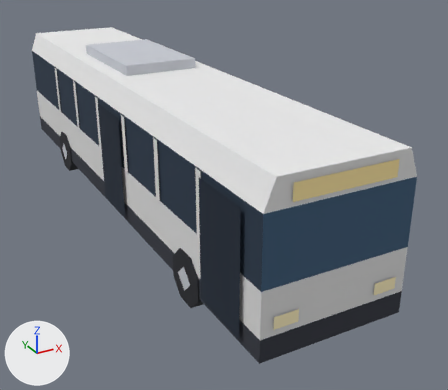
Before and after pictures for a commit that changed the glTF model client/public/assets/models/prop_bus.glb.
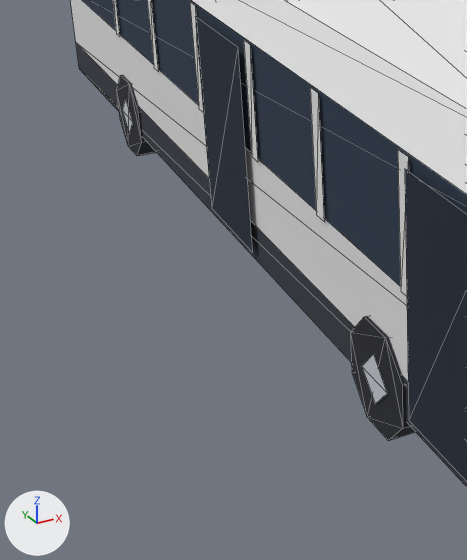
Each version is shown whole from a 50 mm lens placed at (-4.92, -11.65, 5.76), pointed at (0.9, -1.06, 0.47), then close up on the part from 1% to 51% of the width and 24% to 94% of the height. Every picture has the same lights, and +X, +Y and +Z are marked at lower left. The older version's two pictures come first. The close-ups show mesh edges as thin lines. Vertices at exactly the same position are counted once.

In view in the first close-up: 'prop_bus'.
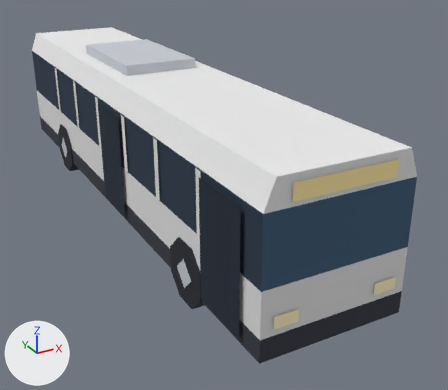
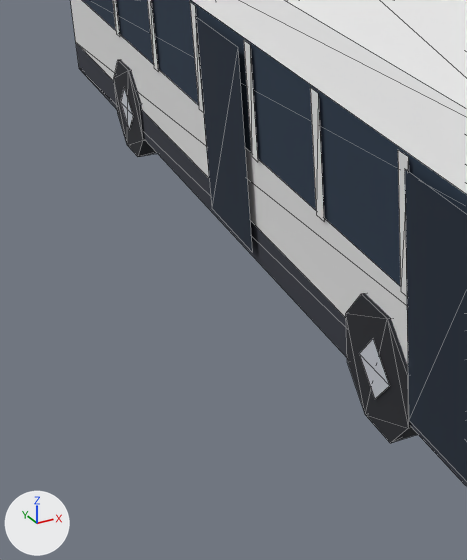
Location of each change, [x1, y1, x2, y2] in pixels of the close-ups (467 x 560 px; the box of a moved part takes in the faces that stretch with it):
part 1 of me_prop_bus, moved or reshaped: before [351, 316, 415, 441]; after [346, 293, 418, 443]
part 2 of me_prop_bus, moved or reshaped: before [117, 75, 156, 156]; after [114, 59, 157, 157]
part 3 of me_prop_bus, moved or reshaped: before [362, 354, 387, 404]; after [359, 339, 390, 399]
part 4 of me_prop_bus, moved or reshaped: before [122, 98, 133, 133]; after [121, 88, 133, 128]

The change, as a diff of the scene's bpy script:
```diff
--- a/client/public/assets/models/prop_bus.glb.py
+++ b/client/public/assets/models/prop_bus.glb.py
@@ me_prop_bus @@
 # used by ob_prop_bus; location = (0.0, 0.0, 0.0)
-me_prop_bus.from_pydata(...)  # 160 vertices, 146 faces; spans x -1.31..1.29, y -5.98..5.98, z 0.0..3.2
-me_prop_bus.vertices[132].co = (-1.29, -3.93, 0.46)  # pixel (387, 393)
-me_prop_bus.vertices[133].co = (-1.29, -3.7, 0.69)  # pixel (373, 353)
-me_prop_bus.vertices[134].co = (-1.29, -3.47, 0.46)  # pixel (361, 366)
-me_prop_bus.vertices[135].co = (-1.29, -3.7, 0.23)  # pixel (375, 404)
-me_prop_bus.vertices[156].co = (-1.29, 3.07, 0.46)  # pixel (132, 121)
-me_prop_bus.vertices[157].co = (-1.29, 3.3, 0.69)  # pixel (125, 98)
-me_prop_bus.vertices[158].co = (-1.29, 3.53, 0.46)  # pixel (122, 110)
-me_prop_bus.vertices[159].co = (-1.29, 3.3, 0.23)  # pixel (129, 133)
+me_prop_bus.from_pydata(...)  # 160 vertices, 148 faces; spans x -1.31..1.29, y -5.98..5.98, z 0.0..3.2
+# me_prop_bus part 1: the loose piece of 16 vertices spanning x -1.28..1.28, y -4.16..-3.24, z 0.0..0.92 is scaled about its middle by (1, 1.2, 1.2), then moved by (0.0, 0.0, 0.09)
+# me_prop_bus part 2: the loose piece of 16 vertices spanning x -1.28..1.28, y 2.84..3.76, z 0.0..0.92 is scaled about its middle by (1, 1.2, 1.2), then moved by (0.0, 0.0, 0.09)
+# me_prop_bus part 3
+me_prop_bus.vertices[132].co = (-1.29, -3.98, 0.55)  # pixel (389, 385)
+me_prop_bus.vertices[133].co = (-1.29, -3.7, 0.83)  # pixel (373, 338)
+me_prop_bus.vertices[134].co = (-1.29, -3.42, 0.55)  # pixel (359, 353)
+me_prop_bus.vertices[135].co = (-1.29, -3.7, 0.28)  # pixel (374, 399)
+# me_prop_bus part 4
+me_prop_bus.vertices[156].co = (-1.29, 3.02, 0.55)  # pixel (133, 115)
+me_prop_bus.vertices[157].co = (-1.29, 3.3, 0.83)  # pixel (124, 87)
+me_prop_bus.vertices[158].co = (-1.29, 3.58, 0.55)  # pixel (120, 102)
+me_prop_bus.vertices[159].co = (-1.29, 3.3, 0.28)  # pixel (129, 130)
+# other edits to the shape of me_prop_bus do not show in these pictures
 me_prop_bus.materials.append(mat_vcol)
```
